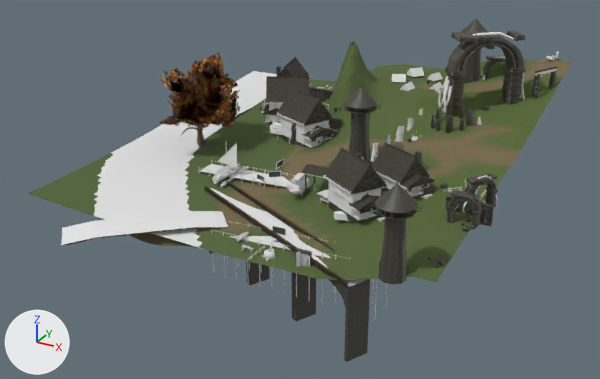
The glTF model eloria-assets/maps/nymara-regions/amberwood/chunks/04_06/world.glb: old version first, new version second.
Both versions are drawn from a 50 mm lens placed at (9.1, -251.5, 92.7), pointed at (-76.7, -95.3, 14.6). Lighting does not change. The marker at lower left points along +X, +Y and +Z. The picture after the commit comes second. Where no turn or scale is listed for an object, it has been applied to the vertices.

Names of what the first picture shows: 'Grove_00033_Tree_0895_gold_oak_Canopy', 'Grove_00033_Tree_0895_gold_oak_Wood', 'Landmark_Building_Lodge_08__shingles', 'Landmark_Building_Lodge_09__shingles', 'Landmark_Building_Lodge_30__shingles', 'Landmark_SeaArch__ashlar', 'Landmark_Survey_high-bridge__carved_wood', 'Landmark_Survey_high-bridge__rubble_stone', 'Landmark_Watchtower_4', 'Landmark_Watchtower_6', 'Terrain_amberwood_04_06', 'Walk_ContinentalBridgeUnion_006_amberwood', 'Water_amberwood_04_06' and 71 more.
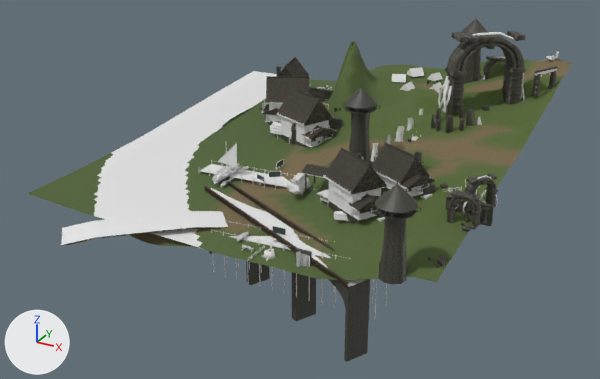
Where the change shows, as pixel boxes (x1, y1, x2, y2) in the pictures (600 x 379 px):
'Grove_00033_Tree_0895_gold_oak_Canopy', deleted (brown)
    before: (159, 52, 240, 130)
'Grove_00033_Tree_0895_gold_oak_Wood', deleted
    before: (180, 83, 205, 145)

Patch to the scene script:
```diff
--- a/eloria-assets/maps/nymara-regions/amberwood/chunks/04_06/world.glb.py
+++ b/eloria-assets/maps/nymara-regions/amberwood/chunks/04_06/world.glb.py
@@ ob_grove_00033_tree_0895_gold_oak_wood @@
-ob_grove_00033_tree_0895_gold_oak_wood = bpy.data.objects.new('Grove_00033_Tree_0895_gold_oak_Wood', me_tree_gold_oak_v0_low_wood)
-ob_grove_00033_tree_0895_gold_oak_wood.location = (-109.4, -88.6, 17.9)
@@ ob_grove_00033_tree_0895_gold_oak_canopy @@
-ob_grove_00033_tree_0895_gold_oak_canopy = bpy.data.objects.new('Grove_00033_Tree_0895_gold_oak_Canopy', me_tree_gold_oak_v0_low_canopy)
-ob_grove_00033_tree_0895_gold_oak_canopy.location = (-109.4, -88.6, 17.9)
```
